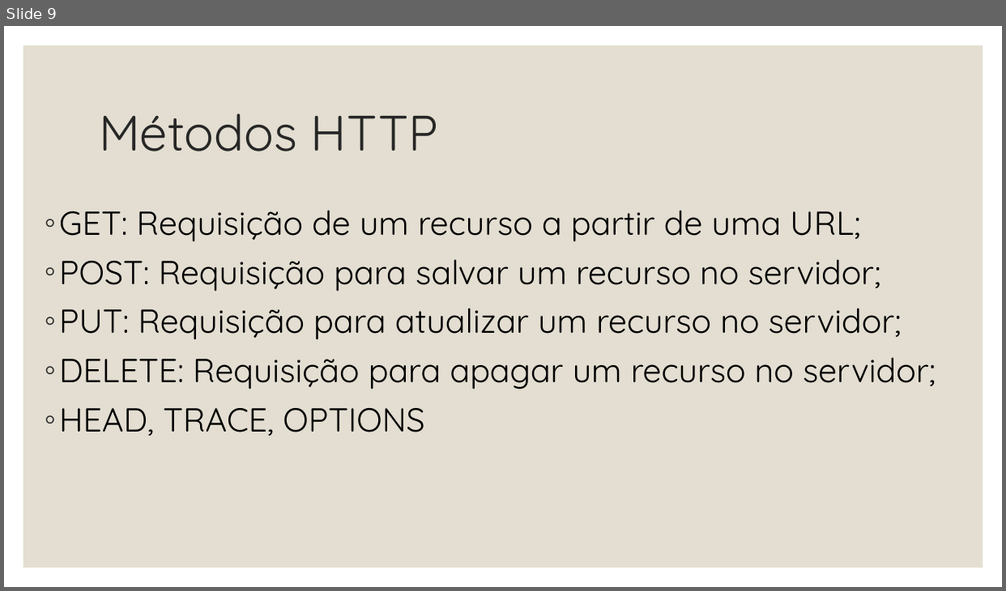
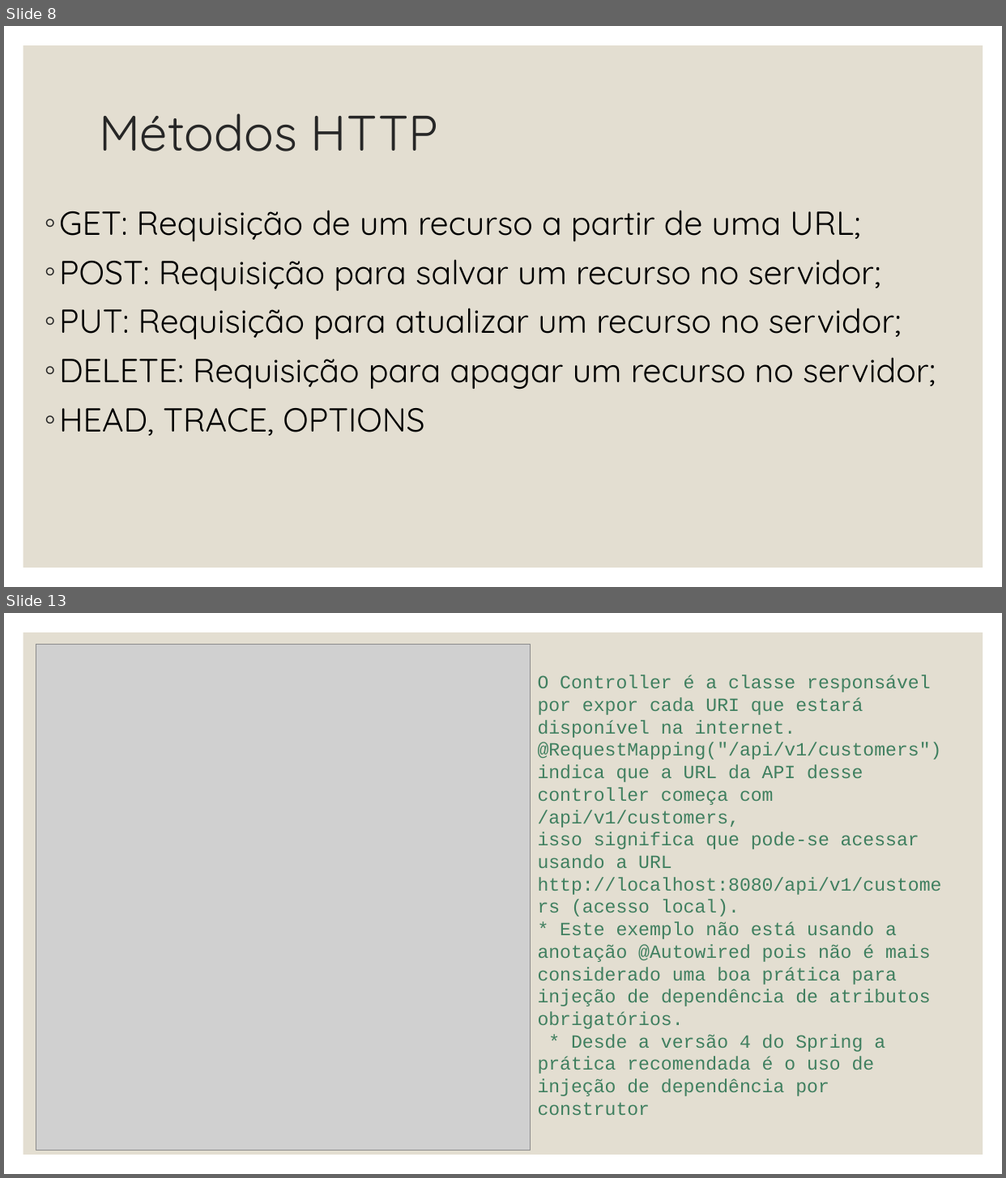
Before and after one commit to duarterafael/web-programming-classroom, a slide deck: classes/Aula 4-Arquitetura REST - Tipos de requests - Camada model e geração de banco de dados.pptx. Shown one above the other, each under a label of ours: slide 9 before the commit, slides 8 and 13 after it; the slides between them are not shown. The pictures are 1006x591 and 1006x1178 pixels, drawn with LibreOffice and Linux fonts; fonts in the diff are those of the drawing; grey boxes stand for pictures. Boxes give left, top, right and bottom in pixels: in the first picture for what was removed or moved away, otherwise in the second. Text is boxed around its words. In the diff, an @@ line names an element or a change of style, - is before the commit and + after.

```diff
--- a/classes/Aula 4-Arquitetura REST - Tipos de requests - Camada model e geração de banco de dados.pptx
+++ b/classes/Aula 4-Arquitetura REST - Tipos de requests - Camada model e geração de banco de dados.pptx
@@ slide 13 added at [4,613,1002,1174], background #FFFFFF; not listed: 1 template element that a slide beside it also shows @@
@@ picture added at [36,644,530,1150] @@
@@ text added at [538,675,942,1115], 18 pt, text #3F7F5F @@
+O Controller é a classe responsável por expor cada URI que estará disponível na internet.
+@RequestMapping("/api/v1/customers") indica que a URL da API desse controller começa com /api/v1/customers,
+isso significa que pode-se acessar usando a URL http://localhost:8080/api/v1/customers (acesso local).
+* Este exemplo não está usando a anotação @Autowired pois não é mais considerado uma boa prática para injeção de dependência de atributos obrigatórios.
+* Desde a versão 4 do Spring a prática recomendada é o uso de injeção de dependência por construtor
@@ what was slide 9 is now slide 8 @@
```
Also in this commit, not shown: 22 other slides added, 2 slides removed, 2 other files.
